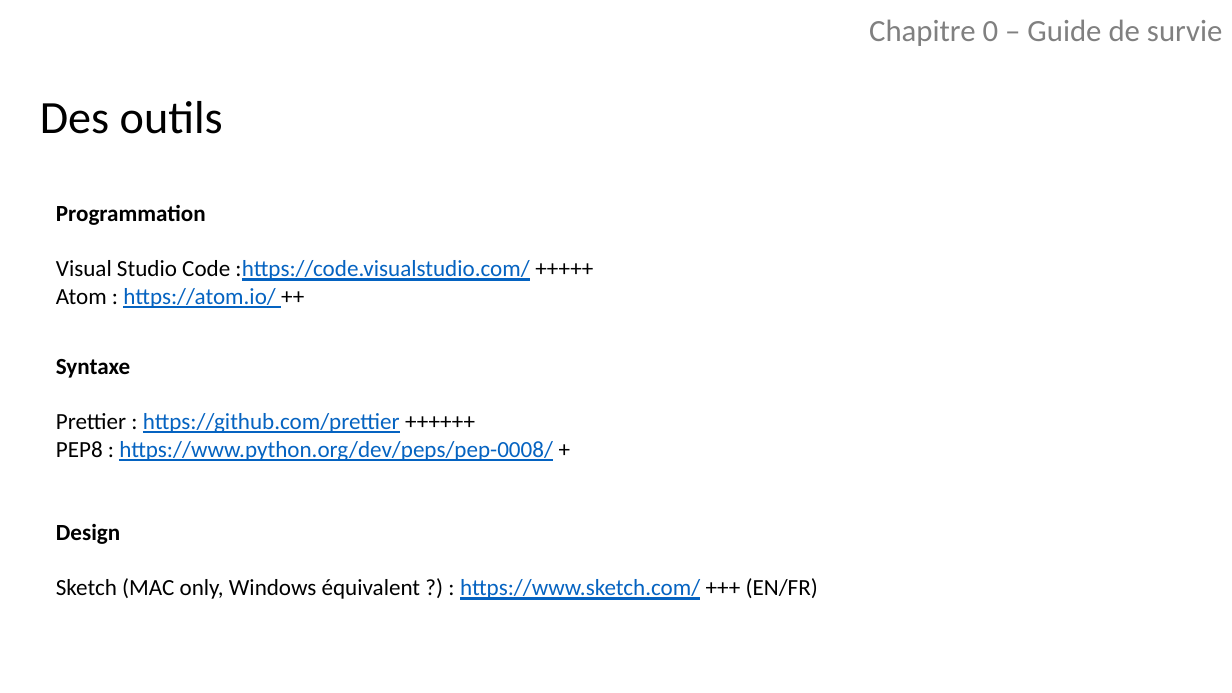
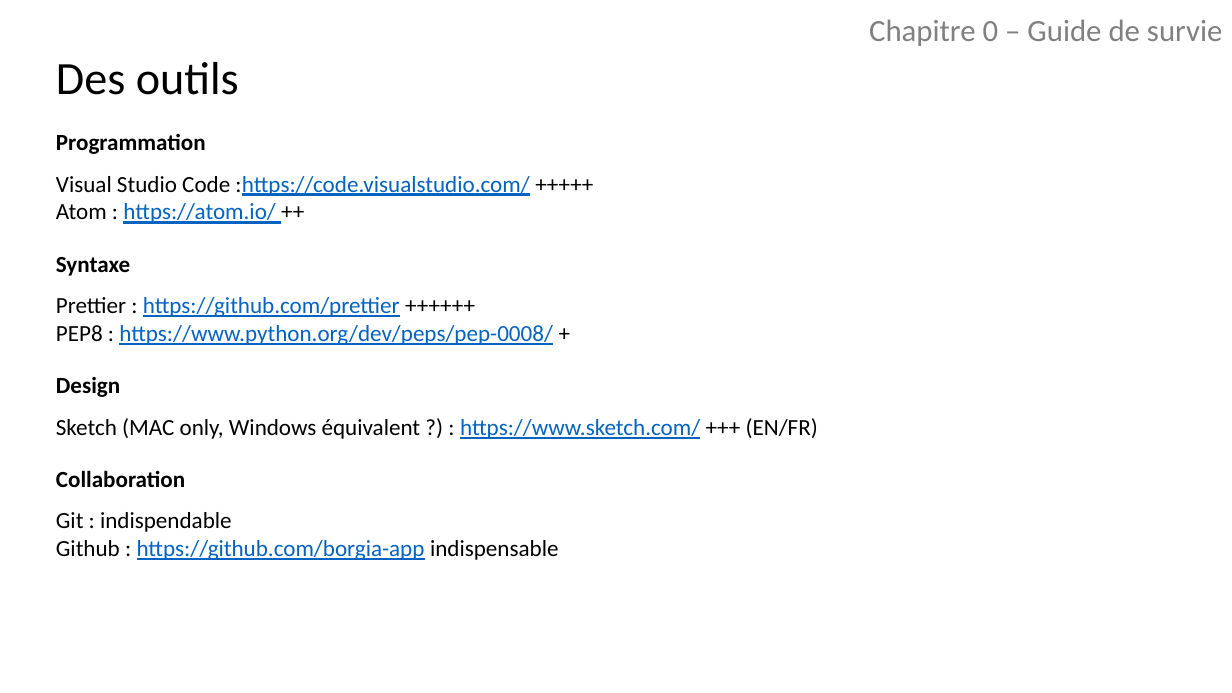
Before and after one commit to borgia-app/Borgia-docs, a slide deck: slide 5 of presentations/Chap 0 - Guide de survie.pptx (slide 6 before the commit). Drawn at 1232x693 pixels with LibreOffice and Linux fonts; fonts in the diff are those of the drawing. Boxes give left, top, right and bottom in pixels: in the first picture for what was removed or moved away, otherwise in the second. Text is boxed around its words. In the diff, an @@ line names an element or a change of style, - is before the commit and + after.

Commit message:
add git

```diff
--- a/presentations/Chap 0 - Guide de survie.pptx
+++ b/presentations/Chap 0 - Guide de survie.pptx
@@ text "Des outils": place and size @@
-text "Des outils" at (40, 101, 223, 134)
+text "Des outils" at (56, 62, 239, 95)
@@ text "Programmation" rewrapped from (56, 205, 529, 308) to (56, 134, 529, 224) @@
@@ text "Syntaxe" rewrapped from (56, 359, 553, 461) to (56, 257, 553, 345) @@
@@ text "Design" rewrapped from (56, 524, 818, 600) to (56, 377, 818, 439) @@
@@ text added at (56, 470, 559, 560), 18 pt, text #000000 @@
+Collaboration
+Git : indispendable
+Github : https://github.com/borgia-app indispensable
```
Also in this commit, not shown: 1 other slide changed.
